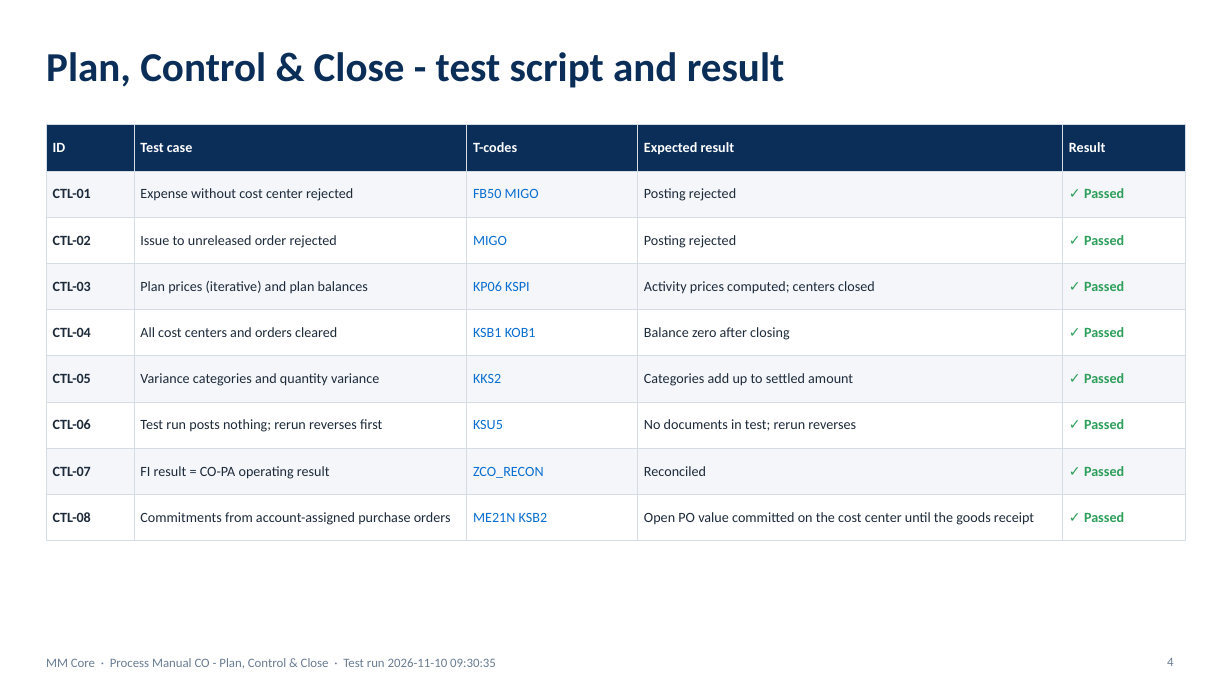
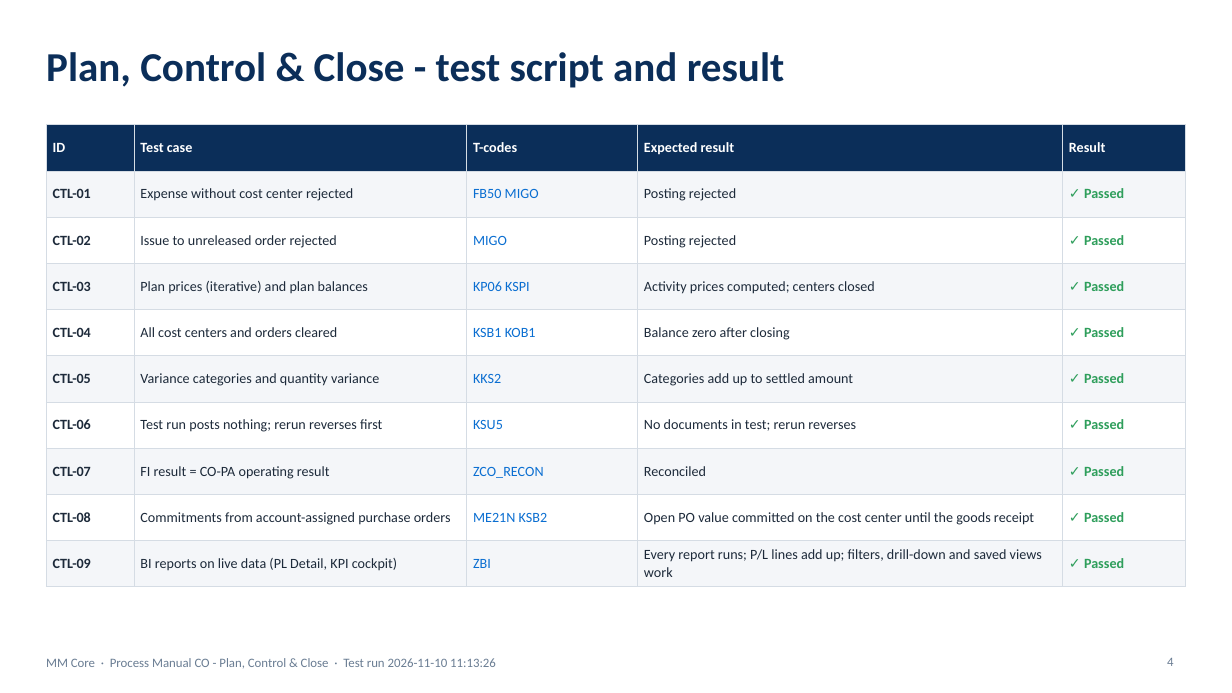
Before and after one commit to coolman1984/AI, a slide deck: slide 4 of web/static/manuals/PM_CTL.pptx. Drawn at 1232x693 pixels with LibreOffice and Linux fonts; fonts in the diff are those of the drawing. Boxes give left, top, right and bottom in pixels: in the first picture for what was removed or moved away, otherwise in the second. Text is boxed around its words. In the diff, an @@ line names an element or a change of style, - is before the commit and + after.

```diff
--- a/web/static/manuals/PM_CTL.pptx
+++ b/web/static/manuals/PM_CTL.pptx
@@ table at [46, 125, 1186, 581] @@
+row 10: CTL-09 | BI reports on live data (PL Detail, KPI cockpit) | ZBI | Every report runs; P/L lines add up; filters, drill-down and saved views work | ✓ Passed
@@ text at [46, 658, 496, 668]: text changed @@
-MM Core · Process Manual CO - Plan, Control & Close · Test run 2026-11-10 09:30:35
+MM Core · Process Manual CO - Plan, Control & Close · Test run 2026-11-10 11:13:26
```
Also in this commit, not shown: 3 other slides changed, 26 other files.
